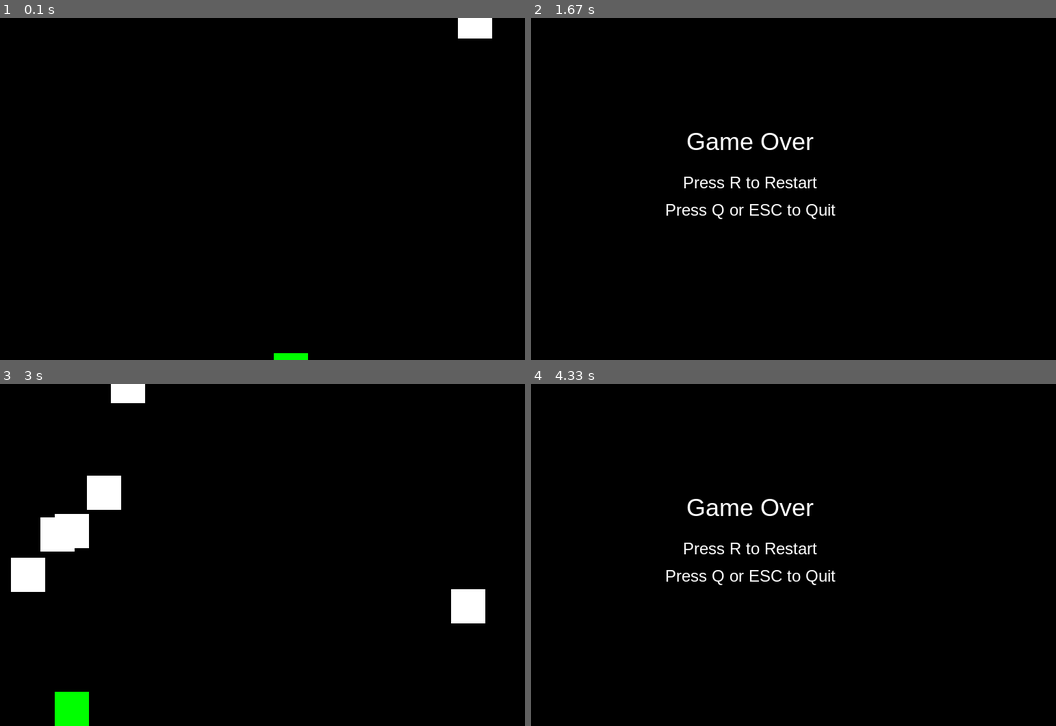
Above: before the commit, frames 1-4 (two rows, left to right).
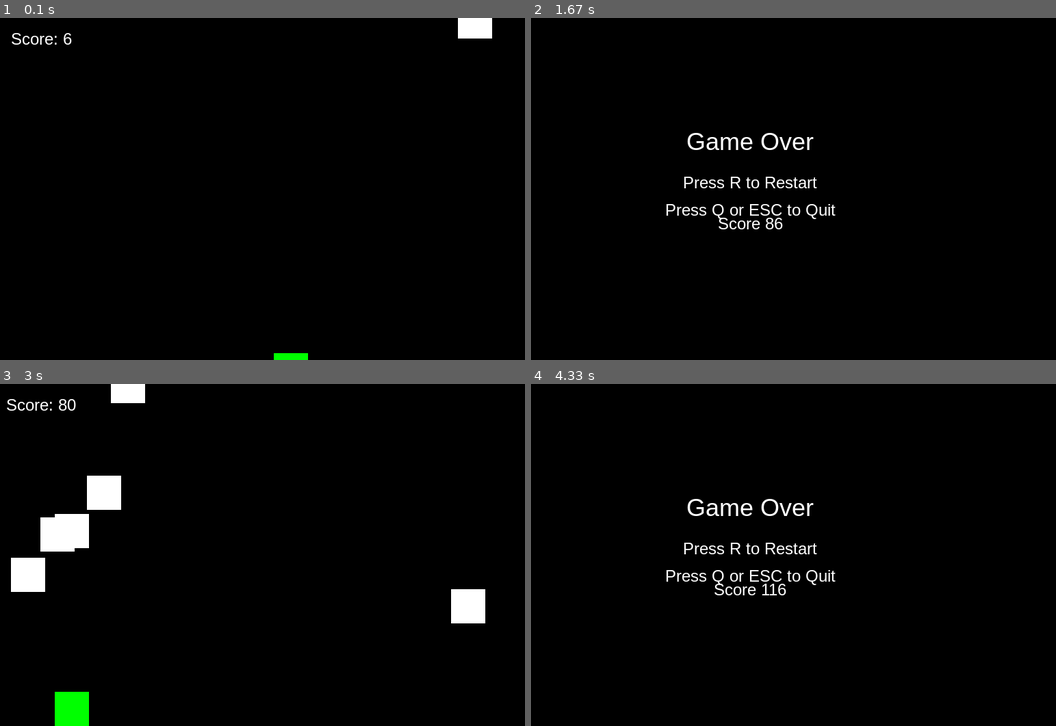
Above: after the commit, the same moments.

Repository: KXCVZNMX/Coding-Club
Game: pygame game, started from main.py
Two runs of this game, one before a commit and one after it. Both use one fixed random seed, a clock stepped at 60 frames per second and the inputs below.
Inputs:
- Up to frame 1 (0.1 s): no input
- Up to frame 2 (1.67 s): hold Right 0.33-0.8 s; hold Up 0.83-1.13 s; hold Right 1.17-1.63 s
- Up to frame 3 (3 s): hold R 1.67-2.2 s; hold Left 1.67-2.2 s; hold Left 2.23-2.77 s; hold Down from 2.8 s (still down)
- Up to frame 4 (4.33 s): release Down at 3.1 s; hold Left 3.13-3.53 s; hold Up 3.57-3.93 s

The runs differ from the first frame. In frame 1, 0.1% of the frame differs, in the area x 2-14%, y 4-8%; in frame 2, 0.2%; in frame 3, 0.2%; in frame 4, 0.2%, in the area x 34-49%, y 58-62%.

Commit message:
Added very important changes :)

Diff:
--- a/classes.py
+++ b/classes.py
@@ -8,10 +8,9 @@
         self.window = pygame.display.set_mode(self.size)
         self.background_color = (0, 0, 0)
         self.game_over = False  #is the game over?
-        self.pos = [400, 490]
-        self.speed = 5
+        self.score = 0
         self.rect_size = (self.rect_width, self.rect_height) = (50, 50)
-        self.centre = (self.centre_x, self.centre_y) = (self.pos[0] + self.rect_width / 2, self.pos[1] + self.rect_height / 2)
+        # self.centre = (self.centre_x, self.centre_y) = (self.pos[0] + self.rect_width / 2, self.pos[1] + self.rect_height / 2)
 
     def is_running(self) -> bool:
         return self._running
@@ -19,8 +18,26 @@
     def stop_running(self):
         self._running = False
 
-    def update_centre(self):
-        self.centre = (self.pos[0] + self.rect_width / 2, self.pos[1] + self.rect_height / 2)
+    def reset(self):
+        self.size = (self.width, self.height) = (800, 500)
+        self.window = pygame.display.set_mode(self.size)
+        self.background_color = (0, 0, 0)
+        self.game_over = False  #is the game over?
+        self.score = 0
+        self.rect_size = (self.rect_width, self.rect_height) = (50, 50)
+
+    # def update_centre(self):
+    #     self.centre = (self.pos[0] + self.rect_width / 2, self.pos[1] + self.rect_height / 2)
+
+class Player:
+    def __init__(self):
+        self.pos = [400, 490]
+        self.speed = 5
+        self.color = (0, 255, 0)
+
+    def draw(self, window, app):
+        print(self.pos, app.rect_width, app.rect_height)
+        pygame.draw.rect(window, self.color, (*self.pos, app.rect_width, app.rect_height)) # idfk why ts needs a pointer
 
 
 class Block(pygame.sprite.Sprite):
--- a/logic.py
+++ b/logic.py
@@ -18,15 +18,17 @@
     while True:
         app.window.fill(BLACK)
 
+        # Pls center ts its too hard for me
         # Render messages
         title = FONT.render("Game Over", True, WHITE)
         restart_msg = SMALL_FONT.render("Press R to Restart", True, WHITE)
         quit_msg = SMALL_FONT.render("Press Q or ESC to Quit", True, WHITE)
-
+        score_msg = SMALL_FONT.render(f"Score {app.score}", True, WHITE)
         # Position messages
         app.window.blit(title, title.get_rect(center=(640 // 2, 480 // 2 - 60)))
         app.window.blit(restart_msg, restart_msg.get_rect(center=(640 // 2, 480 // 2)))
         app.window.blit(quit_msg, quit_msg.get_rect(center=(640 // 2, 480 // 2 + 40)))
+        app.window.blit(score_msg, score_msg.get_rect(center=(640 // 2, 480 // 2 + 60)))
 
         pygame.display.flip()
 
@@ -35,6 +37,7 @@
                 pygame.quit()
             elif event.type == pygame.KEYDOWN:
                 if event.key == pygame.K_r:
+                    # Actually restart the game instead of just un-gameovering
                     app.game_over = False
                     return
                 elif event.key == pygame.K_q or event.key == pygame.K_ESCAPE:
@@ -45,16 +48,18 @@
     blocks = pygame.sprite.Group()
     clock = pygame.time.Clock()
     spawn_chance = 0.075
+    player = Player()
 
     while app.is_running():
         if app.game_over:
             render_end_screen(app)
-
+            player = Player()
+            app.reset()
             blocks.empty()
-            app.pos = [400, 490]
-            app.update_centre()
+            # app.update_centre()
             continue
 
+        app.score += 1
 
         for ev in pygame.event.get():
             if ev.type == QUIT or (ev.type == KEYDOWN and ev.key == K_ESCAPE):
@@ -67,17 +72,19 @@
             x = random.randrange(0, app.width - app.rect_width)
             blocks.add(Block(x, -app.rect_height,
                              app.rect_width, app.rect_height,
-                             WHITE, random.randrange(app.speed - 1, app.speed + 1)))
+                             WHITE, random.randrange(player.speed - 1, player.speed + 1)))
 
 
+        # Diagonal movement is fucked fix it, check for double input, and cap the speed to
+        # app.speed/sqrt(2) because pythagoras (i think idk check the maths)
         if keys[K_LEFT]:
-            app.pos[0] = max(0, app.pos[0] - app.speed)
+            player.pos[0] = max(0, player.pos[0] - player.speed)
         if keys[K_RIGHT]:
-            app.pos[0] = min(app.width - app.rect_width, app.pos[0] + app.speed)
+            player.pos[0] = min(app.width - app.rect_width, player.pos[0] + player.speed)
         if keys[K_UP]:
-            app.pos[1] = max(0, app.pos[1] - app.speed)
+            player.pos[1] = max(0, player.pos[1] - player.speed)
         if keys[K_DOWN]:
-            app.pos[1] = min(app.height - app.rect_height, app.pos[1] + app.speed)
+            player.pos[1] = min(app.height - app.rect_height, player.pos[1] + player.speed)
 
 
         blocks.update()
@@ -85,13 +92,18 @@
 
         win = app.window
         win.fill(app.background_color)
-        app.update_centre()
+        # app.update_centre()
         blocks.draw(win)
-        pygame.draw.rect(win, GREEN, (*app.pos, app.rect_width, app.rect_height))
+        player.draw(win, app)
+
+
+        score_msg = SMALL_FONT.render(f"Score: {app.score}", True, WHITE)
+        app.window.blit(score_msg, score_msg.get_rect(center=(60, 30)))
+
         pygame.display.flip()
 
 
-        player_rect = pygame.Rect(*app.pos, app.rect_width, app.rect_height)
+        player_rect = pygame.Rect(*player.pos, app.rect_width, app.rect_height)
         if blocks and any(sprite.rect.colliderect(player_rect) for sprite in blocks):
             app.game_over = True
 
Not shown, added: very_good_audio.wav
